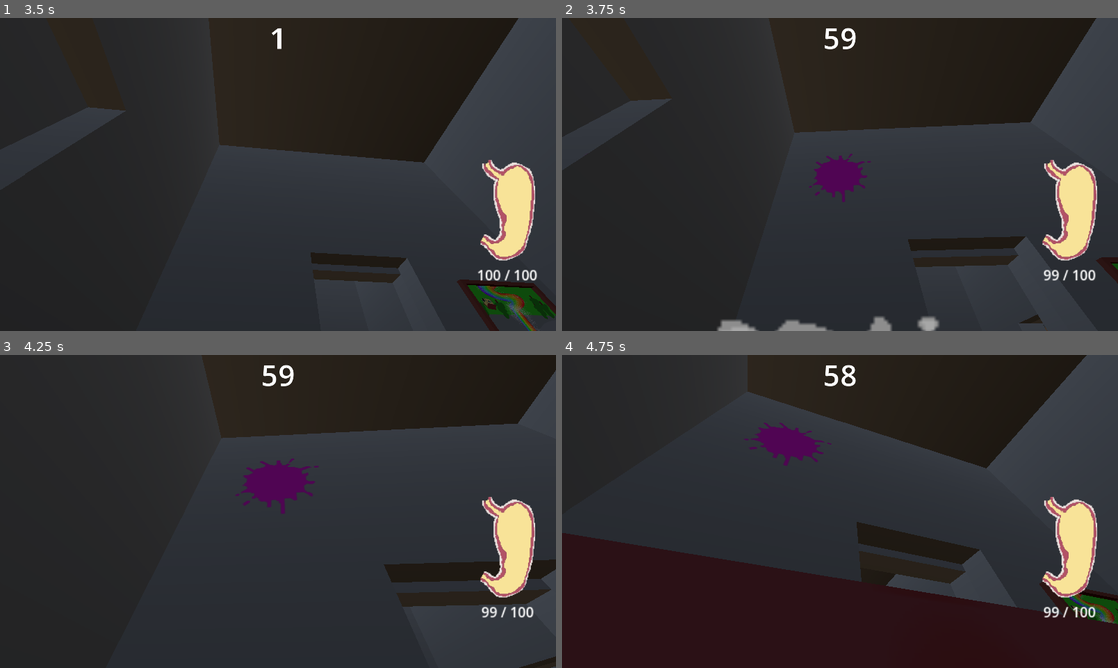
Above: before the commit, frames 1-4 (two rows, left to right).
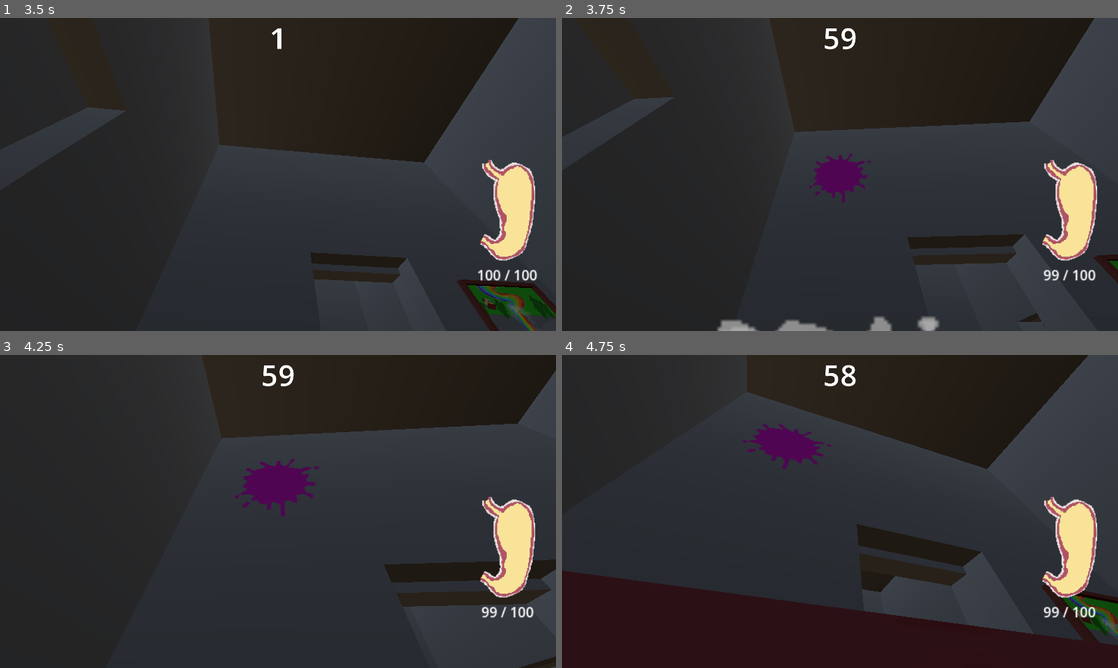
Above: after the commit, the same moments.

Repository: Tihusphere/Puke-Party
Game: Godot game, scene res://Scenes/Screens/title.tscn
Same seed, same stepped clock (60 frames per second), same inputs: the game is played once before the commit and once after it.
Inputs (mouse positions are in pixels of both pictures, inside the frame that each line leads up to):
- Up to frame 1 (3.5 s): click "PLAY" at 0.5 s; tap Enter at 1.25 s; move the mouse to (305, 174) at 1.27 s; hold Space (jump) 1.28-2.03 s; hold W (forward) from 1.28 s (still down); click (305, 174) at 1.42 s; move the mouse to (250, 174) at 2.02 s; tap Ctrl (crawl) at 2.1 s; tap Space (jump) at 2.27, 2.3, 2.57, 3.05 s; move the mouse to (289, 168) at 2.77 s; press the mouse at (289, 168) at 2.78 s
- Up to frame 2 (3.75 s): keep holding W (forward); tap Enter at 3.5 s; move the mouse to (834, 180) at 3.52 s; release the mouse at (834, 180) at 3.53 s; tap Space (jump) at 3.6 s; click (834, 180) at 3.67 s
- Up to frame 3 (4.25 s): keep holding W (forward); tap Space (jump) at 3.77, 4.07 s
- Up to frame 4 (4.75 s): keep holding W (forward); move the mouse to (878, 514) at 4.27 s; hold Ctrl (crawl) from 4.28 s (still down); tap Space (jump) at 4.52, 4.55 s

Frame 1 is identical in both runs. In frame 2, 0.9% of the frame differs, in the area x 12-100%, y 0-99%; in frame 3, 0.2%; in frame 4, 10%, in the area x 0-100%, y 0-93%.

Commit message:
Walk and jump SFX

Diff:
--- a/Scenes/map_generator.tscn
+++ b/Scenes/map_generator.tscn
@@ -2,7 +2,6 @@
 
 [ext_resource type="Script" uid="uid://cxoyec6whxxow" path="res://Scripts/Environment/map_generator.gd" id="1_803pc"]
 [ext_resource type="MeshLibrary" uid="uid://byc21xt2cui2x" path="res://MeshLibraryNew.tres" id="2_3or5r"]
-[ext_resource type="AudioStream" uid="uid://cwwigs6i2d1gj" path="res://Sounds/Puke Party bg music v0.mp3" id="3_3or5r"]
 [ext_resource type="PackedScene" uid="uid://cdi3q0ekbrptk" path="res://Scenes/Screens/gui.tscn" id="4_rcqok"]
 
 [sub_resource type="ProceduralSkyMaterial" id="ProceduralSkyMaterial_3or5r"]
@@ -35,9 +34,4 @@
 [node name="WorldEnvironment" type="WorldEnvironment" parent="." unique_id=1986924883]
 environment = SubResource("Environment_n4pg7")
 
-[node name="BackgroundMusic" type="AudioStreamPlayer" parent="." unique_id=222376198]
-stream = ExtResource("3_3or5r")
-volume_db = -80.0
-autoplay = true
-
 [node name="Rooms" type="Node3D" parent="." unique_id=1090811843]
--- a/Scenes/player_controller.tscn
+++ b/Scenes/player_controller.tscn
@@ -6,6 +6,8 @@
 [ext_resource type="Script" uid="uid://b63a8c3fnx0o7" path="res://Scripts/Player/animation_controller.gd" id="3_3b8x7"]
 [ext_resource type="Texture2D" uid="uid://2fhidg13nhpi" path="res://textures/Vomit/Minijam_VomitPOV_Stopping.png" id="4_3b8x7"]
 [ext_resource type="Texture2D" uid="uid://5hlj14g30iwu" path="res://textures/Vomit/Minijam_VomitPOV_Vomiting.png" id="5_53kst"]
+[ext_resource type="AudioStream" uid="uid://r50436cuk1eb" path="res://Sounds/walk.mp3" id="7_iy555"]
+[ext_resource type="AudioStream" uid="uid://6vg2n786h5ln" path="res://Sounds/jump.mp3" id="8_1cmmd"]
 
 [sub_resource type="CapsuleShape3D" id="CapsuleShape3D_5ur5x"]
 
@@ -188,3 +190,11 @@
 
 [node name="AnimationPlayer" type="AnimationPlayer" parent="." unique_id=1403234588]
 libraries/ = SubResource("AnimationLibrary_bnokr")
+
+[node name="SFX" type="Node" parent="." unique_id=536419756]
+
+[node name="Walk" type="AudioStreamPlayer" parent="SFX" unique_id=2145088350]
+stream = ExtResource("7_iy555")
+
+[node name="Jump" type="AudioStreamPlayer" parent="SFX" unique_id=1261377404]
+stream = ExtResource("8_1cmmd")
--- a/Scripts/Environment/map_generator.gd
+++ b/Scripts/Environment/map_generator.gd
@@ -3,7 +3,6 @@
 
 @onready var grid_map: GridMap = $GridMap
 @onready var rooms: Node3D = $Rooms
-@onready var bg_music: AudioStreamPlayer = $BackgroundMusic
 
 var map_size: Vector2i = Vector2i(3, 3)
 var map: Array
--- a/Scripts/Player/player_controller.gd
+++ b/Scripts/Player/player_controller.gd
@@ -21,6 +21,11 @@
 @onready var crawling_collision: CollisionShape3D = $CrawlingCollision
 @onready var animation_player: AnimationPlayer = $AnimationPlayer
 @onready var ray_cast: RayCast3D = $RayCast3D
+
+## Audio Nodes ##
+
+@onready var walk_sfx: AudioStreamPlayer = $SFX/Walk
+@onready var jump_sfx: AudioStreamPlayer = $SFX/Jump
 
 const WALK_SPEED := 5.0
 const CRAWL_SPEED := 3.0
@@ -47,8 +52,9 @@
 
 func _input(_event: InputEvent) -> void:
 	# Normal movement
-	if Input.is_action_just_pressed("jump") and is_on_floor():
+	if Input.is_action_just_pressed("jump") and is_on_floor() and not GAMEMANAGER.isPlayerDisabled():
 		velocity.y = GAMEMANAGER.getPlayerJump()
+		jump_sfx.play()
 	if Input.is_action_just_pressed("crawl") and is_on_floor():
 		change_player_state(PlayerState.CRAWLING)
 	if Input.is_action_just_released("crawl"):
@@ -68,9 +74,17 @@
 	if direction:
 		velocity.x = direction.x * GAMEMANAGER.getPlayerSpeed()
 		velocity.z = direction.z * GAMEMANAGER.getPlayerSpeed()
+		if (player_state == PlayerState.WALKING
+			and not walk_sfx.playing
+			and not GAMEMANAGER.isPlayerDisabled()
+			and is_on_floor()):
+			walk_sfx.play()
+		if not is_on_floor():
+			walk_sfx.stop()
 	else:
 		velocity.x = move_toward(velocity.x, 0, GAMEMANAGER.getPlayerSpeed())
 		velocity.z = move_toward(velocity.z, 0, GAMEMANAGER.getPlayerSpeed())
+		walk_sfx.stop()
 
 func _process(_delta: float) -> void:
 	set_physics_process(not GAMEMANAGER.isPlayerDisabled())
Not shown, removed: Sounds/Puke Party bg music v0.mp3.import
Not shown, added: Sounds/eat.mp3.import
Not shown, added: Sounds/game.mp3.import
Not shown, added: Sounds/jump.mp3.import
Not shown, added: Sounds/rainbow.mp3.import
Not shown, added: Sounds/vomit.mp3.import
Not shown, added: Sounds/walk.mp3.import
Not shown, added: Sounds/eat.mp3
Not shown, added: Sounds/game.mp3
Not shown, added: Sounds/jump.mp3
Not shown, added: Sounds/rainbow.mp3
Not shown, added: Sounds/vomit.mp3
(and 1 more such lines)
